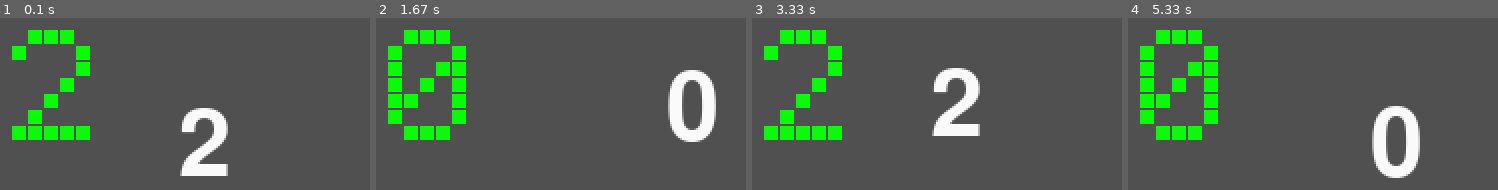
Above: before the commit, frames 1-4 (left to right).
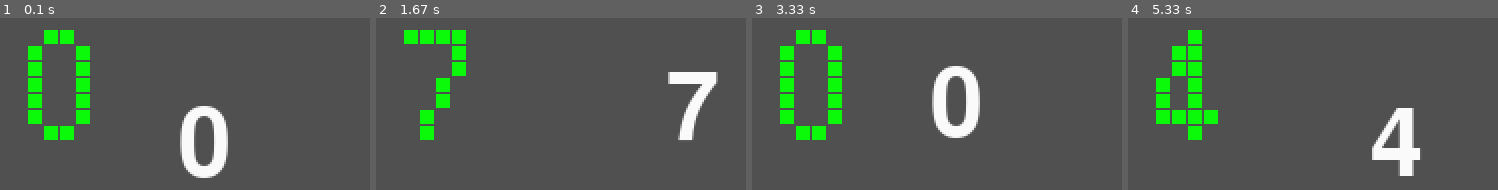
Above: after the commit, the same moments.

Repository: yu184743/pygame_samples
Game: pygame game, started from demo_LCD_font_01.py
Two runs of this game, one before a commit and one after it. Both use one fixed random seed, a clock stepped at 60 frames per second and the inputs below.
Inputs:
- Up to frame 1 (0.1 s): no input
- Up to frame 2 (1.67 s): hold Right 0.33-0.8 s; hold Up 0.83-1.13 s; hold Right 1.17-1.63 s
- Up to frame 3 (3.33 s): hold Left 1.67-2.2 s; hold Down 2.23-2.53 s; hold Left 2.57-2.97 s; hold Up from 3 s (still down)
- Up to frame 4 (5.33 s): release Up at 3.37 s; hold Right 3.4-4.03 s; hold Down 4.07-4.43 s; hold Left 4.47-4.93 s; hold Right from 4.97 s (still down)

The runs differ from the first frame. In frame 1, 6.6% of the frame differs, in the area x 3-62%, y 6-94%; in frame 2, 8.8%; in frame 3, 6.6%; in frame 4, 10%, in the area x 3-79%, y 6-94%.

Commit message:
demo_LCD_font_.py add 3 ~8

Diff:
--- a/demo_LCD_font_01.py
+++ b/demo_LCD_font_01.py
@@ -31,7 +31,7 @@
 
 
 def LCD_display(x, y):
-    code = int((x / 8) % 3)
+    code = int((x / 8) % 10)
     text1, rect1 = font1.render(str(code), WHITE)
     rect1.center = (x, y)
     screen.blit(text1, rect1)
--- a/lcd_font_pg.py
+++ b/lcd_font_pg.py
@@ -6,13 +6,13 @@
 from pygame.locals import Rect
 
 
-LCD_0 = (0, 1, 1, 1, 0,
-         1, 0, 0, 0, 1,
-         1, 0, 0, 1, 1,
-         1, 0, 1, 0, 1,
-         1, 1, 0, 0, 1,
-         1, 0, 0, 0, 1,
-         0, 1, 1, 1, 0)
+LCD_0 = (0, 0, 1, 1, 0,
+         0, 1, 0, 0, 1,
+         0, 1, 0, 0, 1,
+         0, 1, 0, 0, 1,
+         0, 1, 0, 0, 1,
+         0, 1, 0, 0, 1,
+         0, 0, 1, 1, 0)
 
 LCD_1 = (0, 0, 1, 0, 0,
          0, 1, 1, 0, 0,
@@ -22,15 +22,72 @@
          0, 0, 1, 0, 0,
          0, 1, 1, 1, 0)
 
-LCD_2 = (0, 1, 1, 1, 0,
-         1, 0, 0, 0, 1,
+LCD_2 = (0, 0, 1, 1, 0,
+         0, 1, 0, 0, 1,
          0, 0, 0, 0, 1,
          0, 0, 0, 1, 0,
          0, 0, 1, 0, 0,
          0, 1, 0, 0, 0,
-         1, 1, 1, 1, 1)
+         0, 1, 1, 1, 1)
 
-LCD_font_styles = (LCD_0, LCD_1, LCD_2)
+LCD_3 = (0, 0, 1, 1, 0,
+         0, 1, 0, 0, 1,
+         0, 0, 0, 0, 1,
+         0, 0, 1, 1, 0,
+         0, 0, 0, 0, 1,
+         0, 1, 0, 0, 1,
+         0, 0, 1, 1, 0)
+
+LCD_4 = (0, 0, 0, 1, 0,
+         0, 0, 1, 1, 0,
+         0, 0, 1, 1, 0,
+         0, 1, 0, 1, 0,
+         0, 1, 0, 1, 0,
+         0, 1, 1, 1, 1,
+         0, 0, 0, 1, 0)
+
+LCD_5 = (0, 1, 1, 1, 1,
+         0, 1, 0, 0, 0,
+         0, 1, 1, 1, 0,
+         0, 0, 0, 0, 1,
+         0, 0, 0, 0, 1,
+         0, 1, 0, 0, 1,
+         0, 0, 1, 1, 0)
+
+LCD_6 = (0, 0, 0, 1, 0,
+         0, 0, 1, 0, 0,
+         0, 1, 0, 0, 0,
+         0, 1, 1, 1, 0,
+         0, 1, 0, 0, 1,
+         0, 1, 0, 0, 1,
+         0, 0, 1, 1, 0)
+
+LCD_7 = (0, 1, 1, 1, 1,
+         0, 0, 0, 0, 1,
+         0, 0, 0, 0, 1,
+         0, 0, 0, 1, 0,
+         0, 0, 0, 1, 0,
+         0, 0, 1, 0, 0,
+         0, 0, 1, 0, 0,
+         0, 0, 1, 0, 0)
+
+LCD_8 = (0, 0, 1, 1, 0,
+         0, 1, 0, 0, 1,
+         0, 1, 0, 0, 1,
+         0, 0, 1, 1, 0,
+         0, 1, 0, 0, 1,
+         0, 1, 0, 0, 1,
+         0, 0, 1, 1, 0)
+
+LCD_9 = (0, 0, 1, 1, 0,
+         0, 1, 0, 0, 1,
+         0, 1, 0, 0, 1,
+         0, 0, 1, 1, 1,
+         0, 0, 0, 0, 1,
+         0, 0, 0, 1, 0,
+         0, 0, 1, 0, 0)
+
+LCD_font_styles = (LCD_0, LCD_1, LCD_2, LCD_3, LCD_4, LCD_5, LCD_6, LCD_7, LCD_8, LCD_9)
 
 DARK_GRAY = (40, 40, 40)
 GRAY = (80, 80, 80)
